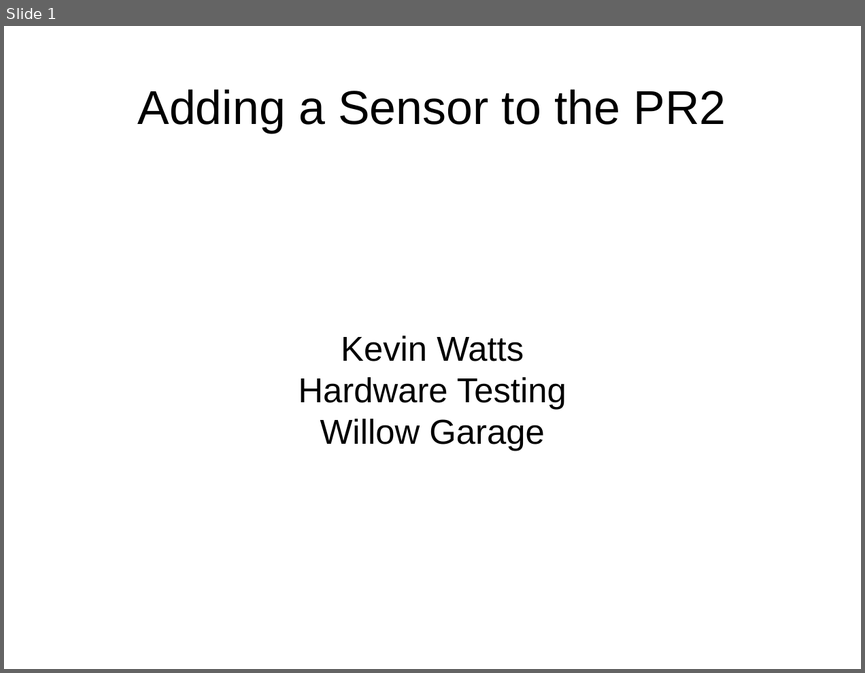
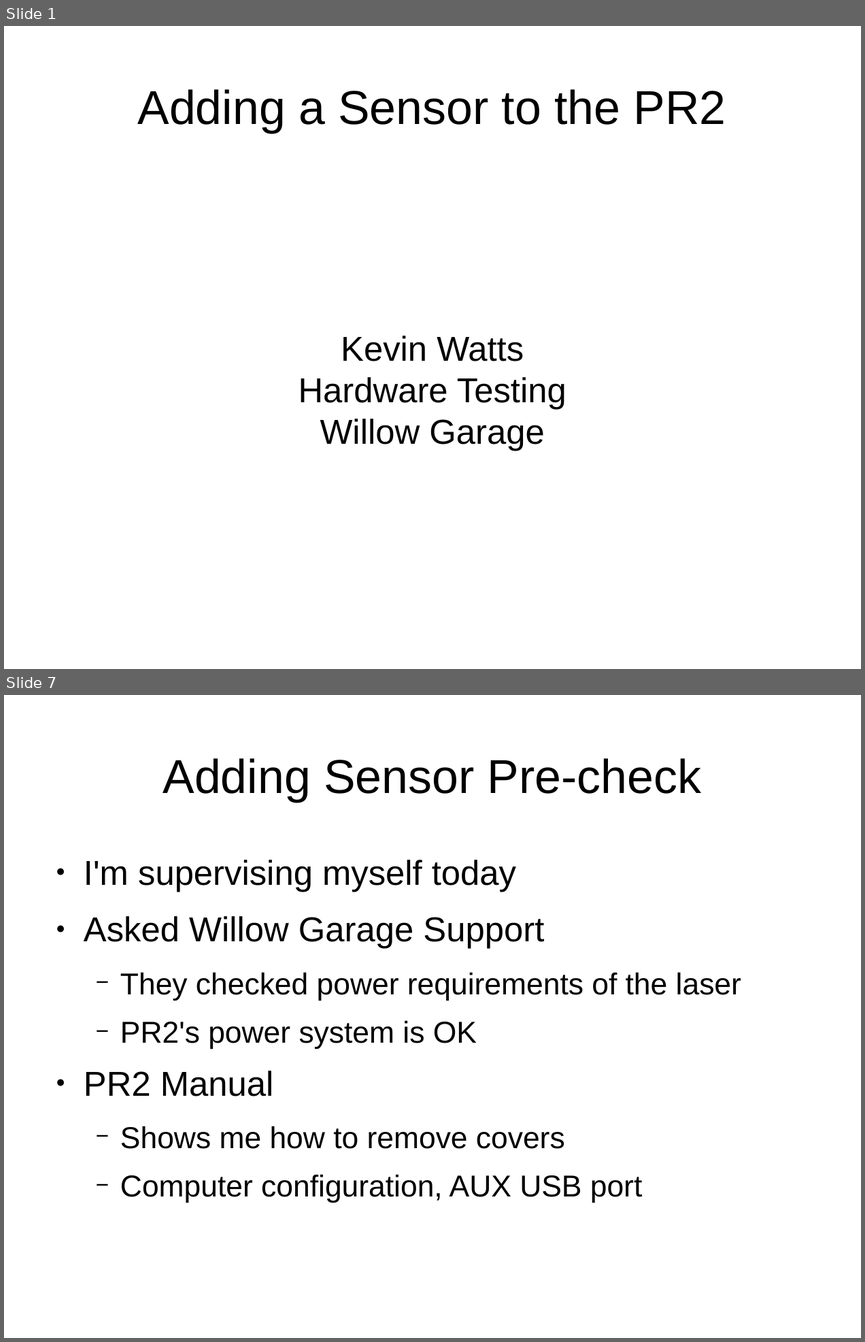
Before and after one commit to PR2/pr2_docs, a slide deck: pr2_training_workshop/modifying_pr2/adding_sensor.odp. Shown one above the other, each under a label of ours: slide 1 before the commit, slides 1 and 7 after it; the slides between them are not shown. The pictures are 865x673 and 865x1342 pixels, drawn with LibreOffice and Linux fonts; fonts in the diff are those of the drawing. Boxes give left, top, right and bottom in pixels: in the first picture for what was removed or moved away, otherwise in the second. Text is boxed around its words. In the diff, an @@ line names an element or a change of style, - is before the commit and + after.

Commit message:
Adding a sensor has links to tutorials, pictures, instructions. #29

```diff
--- a/pr2_training_workshop/modifying_pr2/adding_sensor.odp
+++ b/pr2_training_workshop/modifying_pr2/adding_sensor.odp
@@ slide 7 added at [4, 695, 861, 1338], background #FFFFFF @@
@@ title added at [163, 758, 701, 802], 44 pt, text #000000 @@
+Adding Sensor Pre-check
@@ text added at [84, 860, 741, 1202], 28 pt, text #000000 @@
+● I'm supervising myself today
+● Asked Willow Garage Support
+  − They checked power requirements of the laser
+  − PR2's power system is OK
+● PR2 Manual
+  − Shows me how to remove covers
+  − Computer configuration, AUX USB port
```
Also in this commit, not shown: 7 slides changed, 6 other slides added, 2 slides removed.
